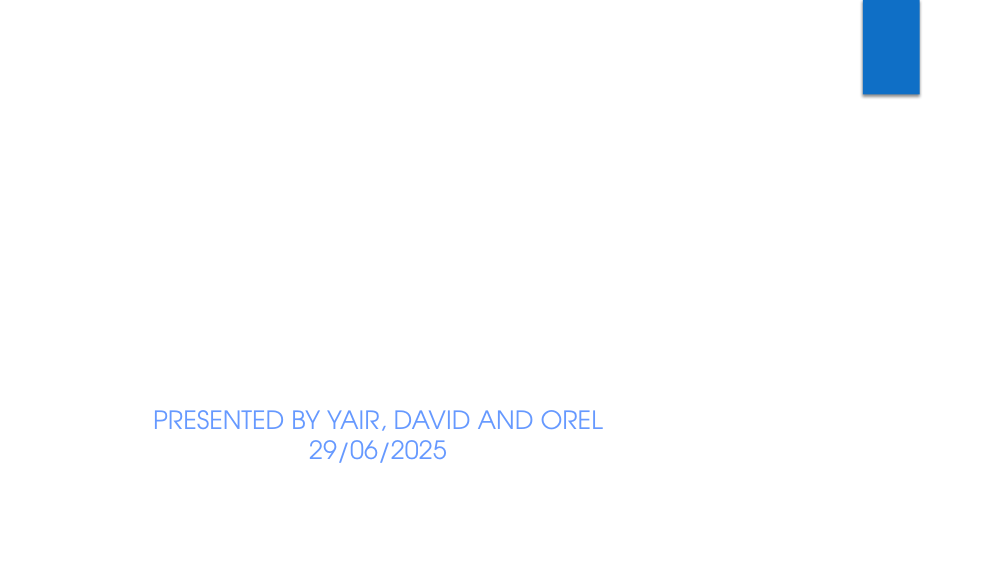
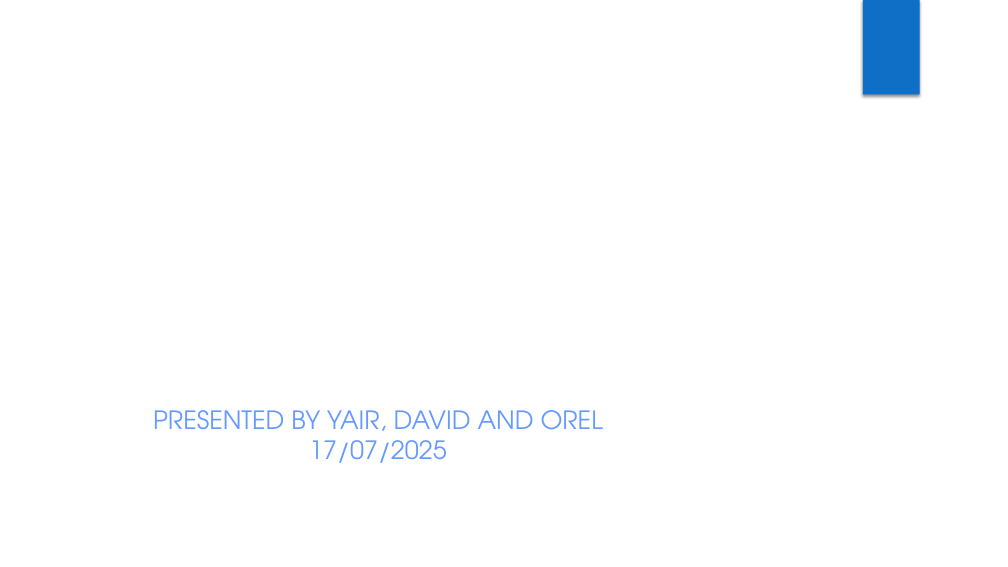
Before and after one commit to yairbaryosef/FinalProject, a slide deck: slide 1 of FinalProject-master/Presentation/Stock_Financial_Analysis_Final_With_PctChangeChart.pptx. Drawn at 1008x567 pixels with LibreOffice and Linux fonts; fonts in the diff are those of the drawing; background and template pictures are left out. Boxes give left, top, right and bottom in pixels: in the first picture for what was removed or moved away, otherwise in the second. Text is boxed around its words. In the diff, an @@ line names an element or a change of style, - is before the commit and + after.

```diff
--- a/FinalProject-master/Presentation/Stock_Financial_Analysis_Final_With_PctChangeChart.pptx
+++ b/FinalProject-master/Presentation/Stock_Financial_Analysis_Final_With_PctChangeChart.pptx
@@ text at [153, 410, 603, 463]: text changed @@
-PRESENTED BY YAIR, DAVID AND OREL
-29/06/2025
+PRESENTED BY YAIR, DAVID AND OREL
+17/07/2025
```
Also in this commit, not shown: 2 other slides changed, 5 other files.
